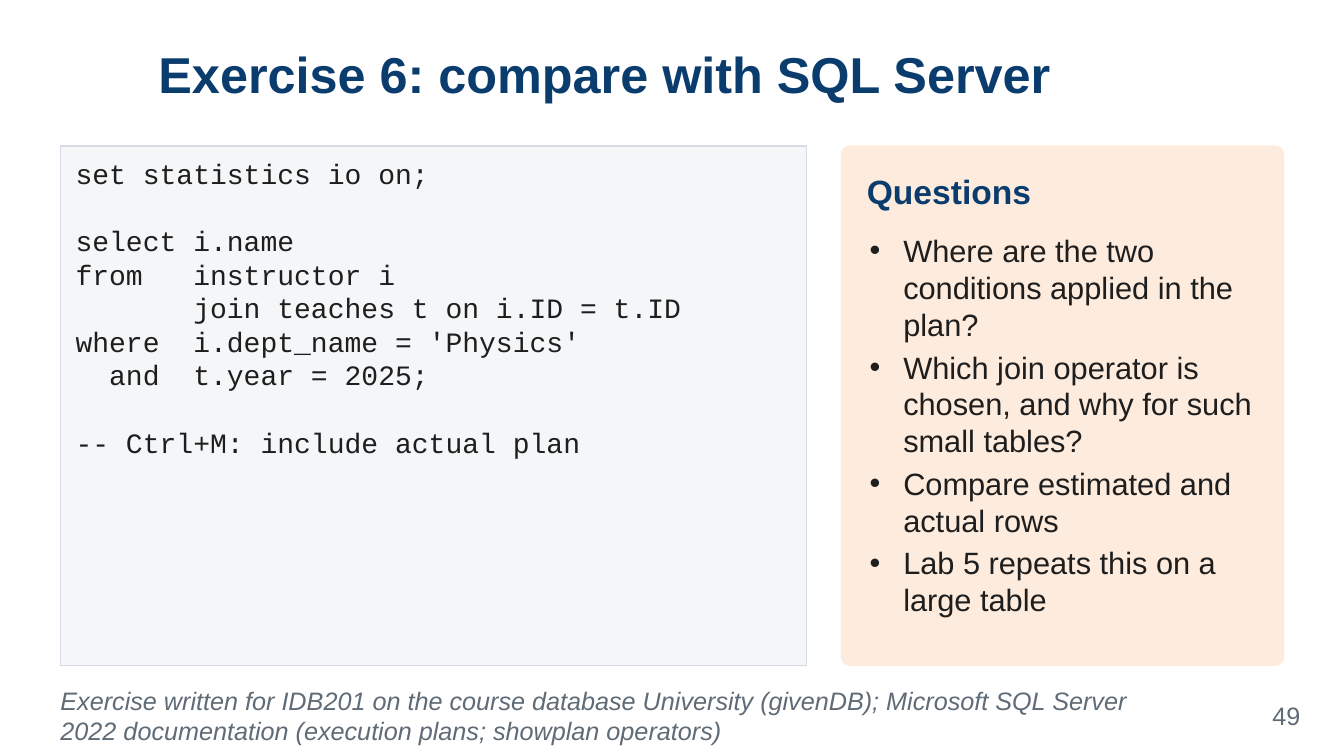
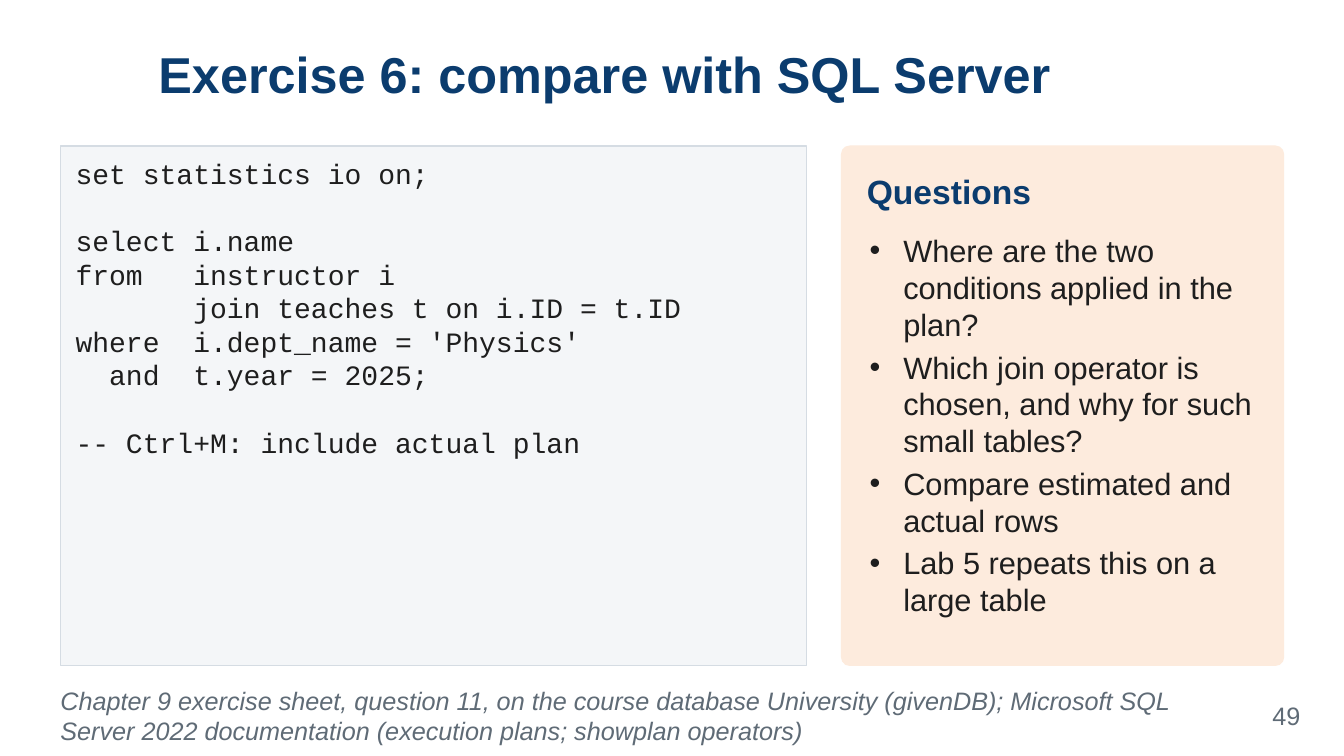
Before and after one commit to VanTTN2/IDB202, a slide deck: slide 49 of IDB201_ket-qua-sua_lan1_1/6_slides/Chapter_9.pptx. Drawn at 1344x756 pixels with LibreOffice and Linux fonts; fonts in the diff are those of the drawing; background and template pictures are left out. Boxes give left, top, right and bottom in pixels: in the first picture for what was removed or moved away, otherwise in the second. Text is boxed around its words. In the diff, an @@ line names an element or a change of style, - is before the commit and + after.

```diff
--- a/IDB201_ket-qua-sua_lan1_1/6_slides/Chapter_9.pptx
+++ b/IDB201_ket-qua-sua_lan1_1/6_slides/Chapter_9.pptx
@@ text at (x1=60, y1=691, x2=1170, y2=745): text changed @@
-Exercise written for IDB201 on the course database University (givenDB); Microsoft SQL Server 2022 documentation (execution plans; showplan operators)
+Chapter 9 exercise sheet, question 11, on the course database University (givenDB); Microsoft SQL Server 2022 documentation (execution plans; showplan operators)
```
Also in this commit, not shown: 6 other slides changed, 23 other files.
